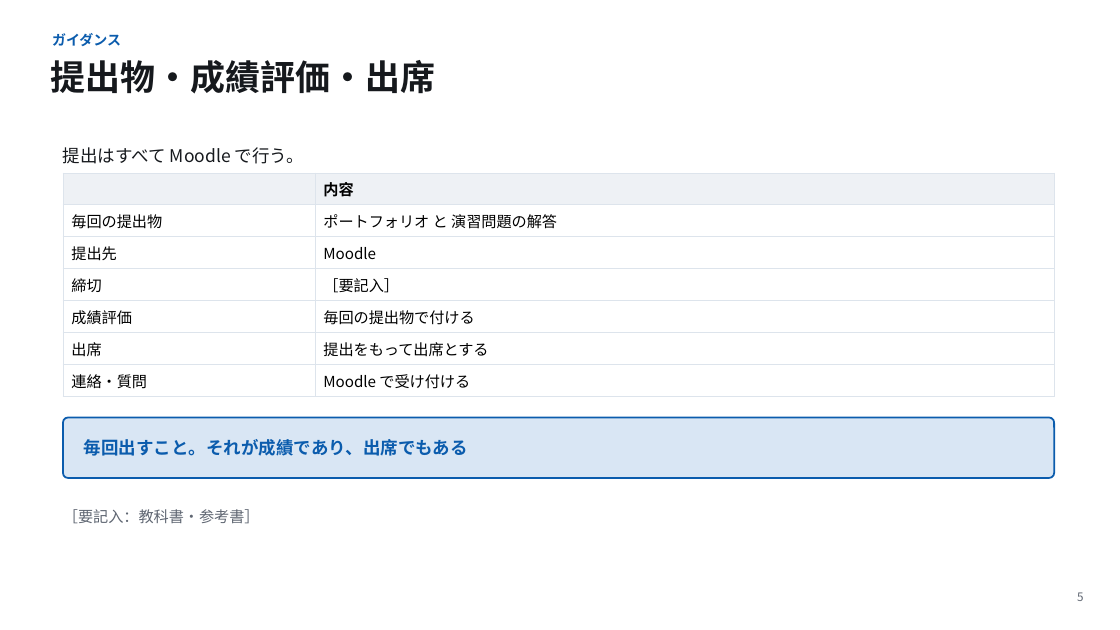
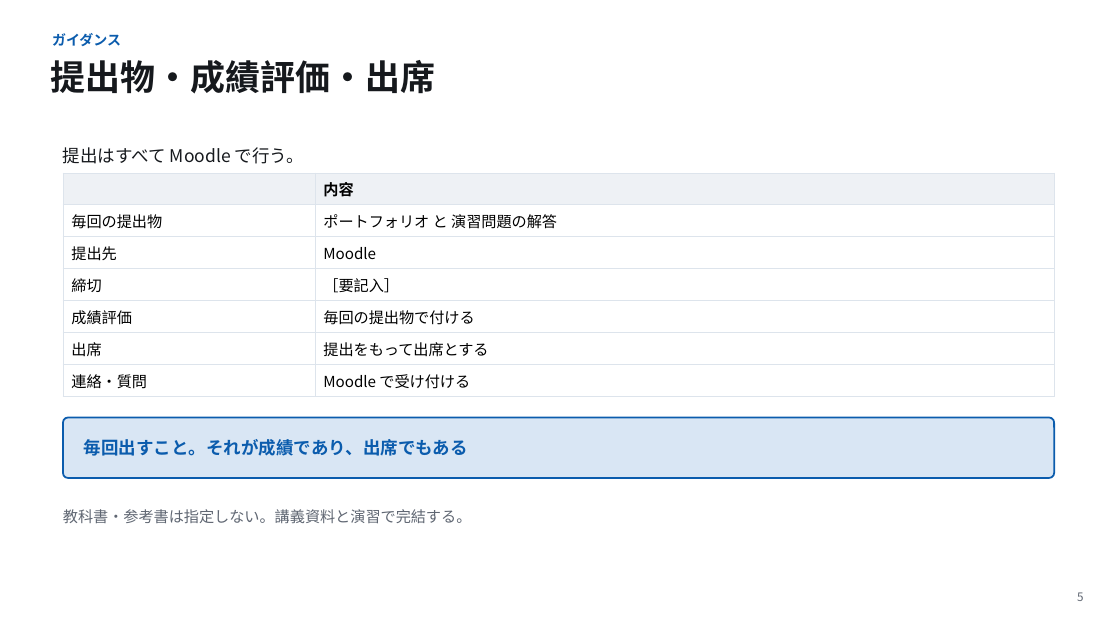
Before and after one commit to koide55/CompOutline, a slide deck: slide 5 of slides/第01回_計算とは何か.pptx. Drawn at 1120x630 pixels with LibreOffice and Linux fonts; fonts in the diff are those of the drawing. Boxes give left, top, right and bottom in pixels: in the first picture for what was removed or moved away, otherwise in the second. Text is boxed around its words. In the diff, an @@ line names an element or a change of style, - is before the commit and + after.

```diff
--- a/slides/第01回_計算とは何か.pptx
+++ b/slides/第01回_計算とは何か.pptx
@@ text at (63, 509, 471, 524): text changed @@
-［要記入：教科書・参考書］
+教科書・参考書は指定しない。講義資料と演習で完結する。
```
Also in this commit, not shown: 2 other slides changed, 3 other files.
